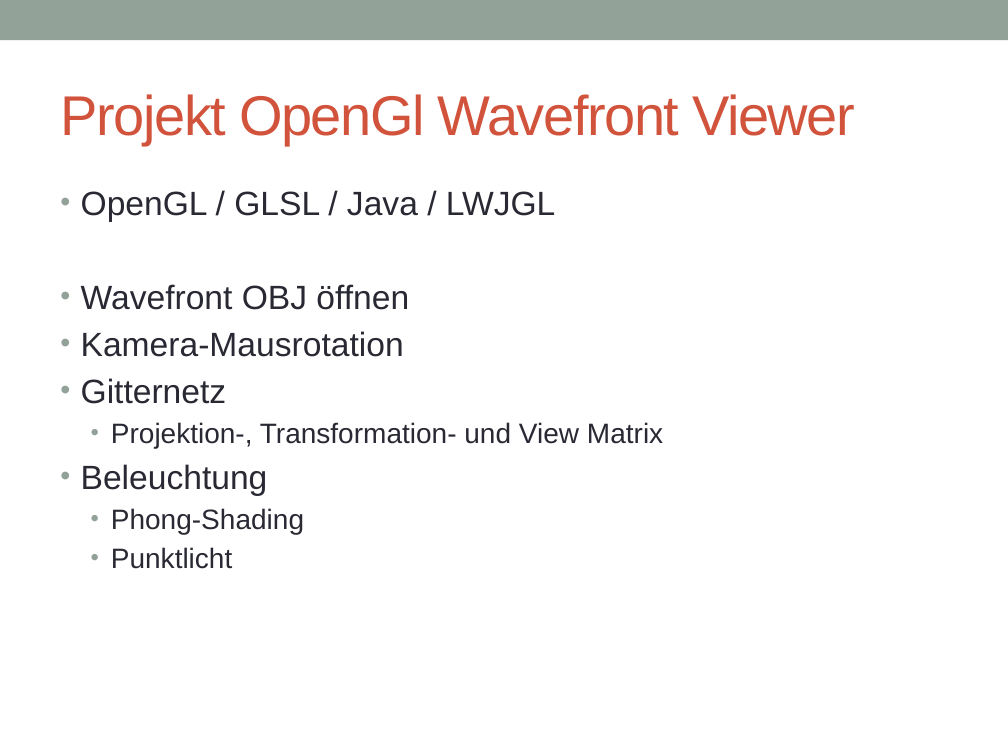
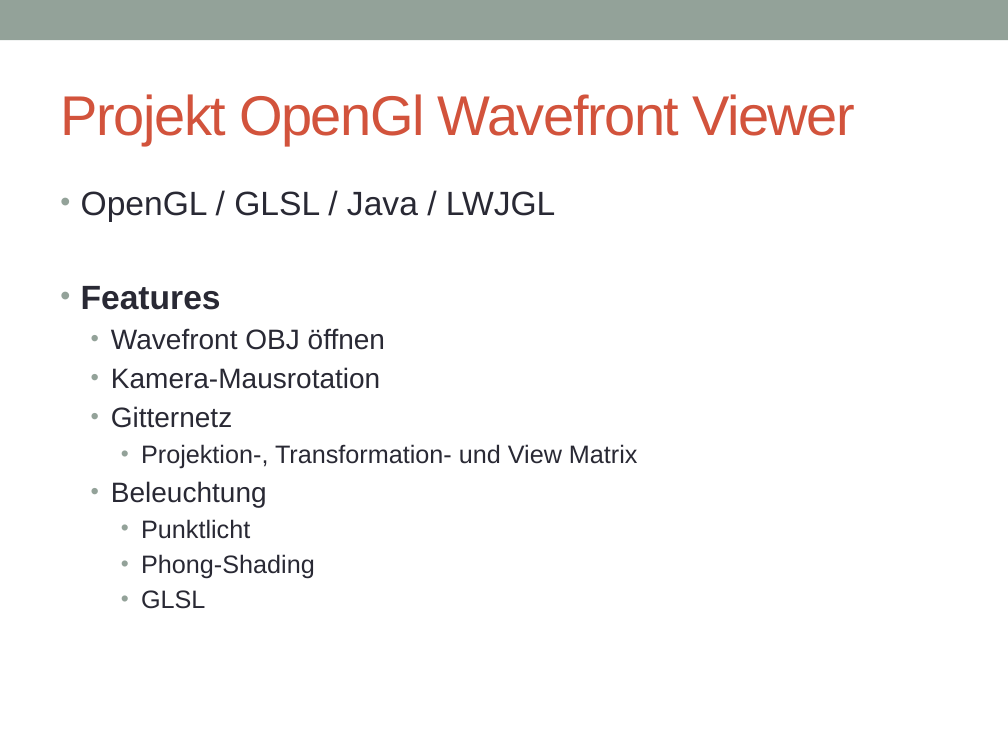
Before and after one commit to joe1990/OpenGl3DModelViewer, a slide deck: slide 2 of präsi-projekt-obj-geom.pptx. Drawn at 1008x756 pixels with LibreOffice and Linux fonts; fonts in the diff are those of the drawing. Boxes give left, top, right and bottom in pixels: in the first picture for what was removed or moved away, otherwise in the second. Text is boxed around its words. In the diff, an @@ line names an element or a change of style, - is before the commit and + after.

```diff
--- a/präsi-projekt-obj-geom.pptx
+++ b/präsi-projekt-obj-geom.pptx
@@ text at bbox=[81, 286, 221, 310]: paragraph added @@
+• Features
@@ text at bbox=[111, 328, 638, 579]: size 24 to 20 pt in "Wavefront OBJ öffnen", "Kamera-Mausrotation", "Gitternetz", "Beleuchtung"; size 20 to 18 pt in "Projektion-, Transformation- und View Matrix", "Phong-Shading"; list level 1 to 2 in "Wavefront OBJ öffnen"; list level 1 to 2 in "Kamera-Mausrotation"; list level 1 to 2 in "Gitternetz"; list level 2 to 3 in "Projektion-, Transformation- und View Matrix"; list level 1 to 2 in "Beleuchtung"; list level 2 to 3 in "Phong-Shading" @@
@@ text at bbox=[141, 519, 250, 539]: paragraph added @@
+    • Punktlicht
@@ text at bbox=[141, 590, 205, 609]: text changed; size 20 to 18 pt @@
-  • Punktlicht
+    • GLSL
```
Also in this commit, not shown: 1 other slide changed, 5 slides added, 2 slides removed.
